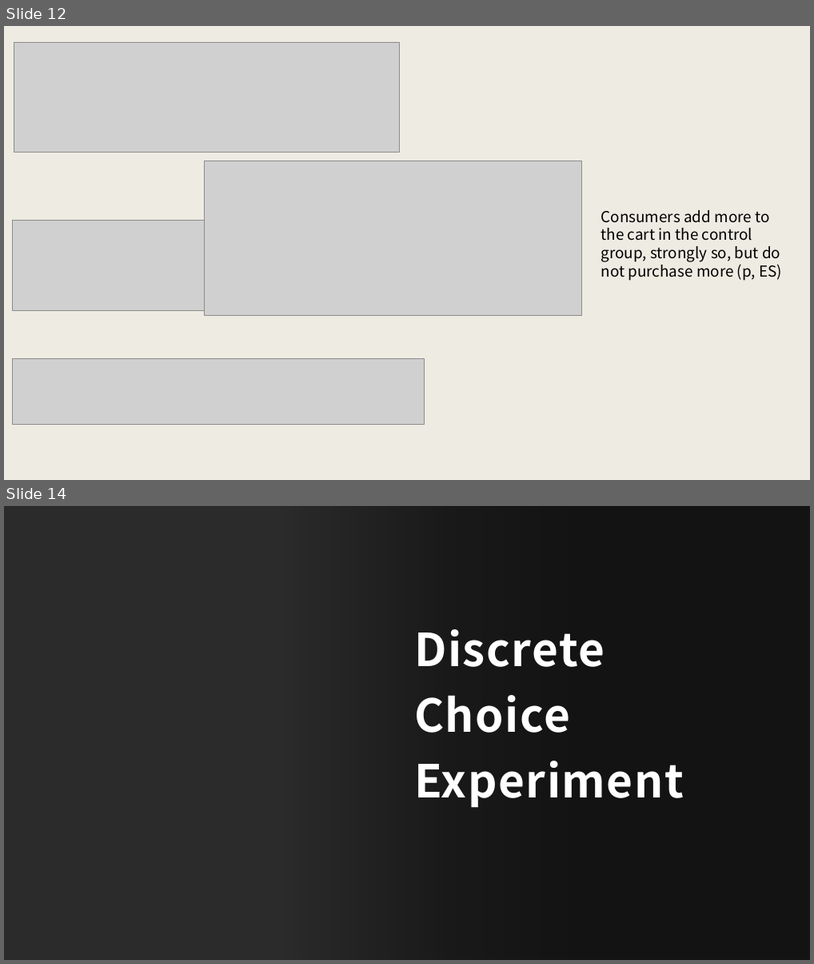
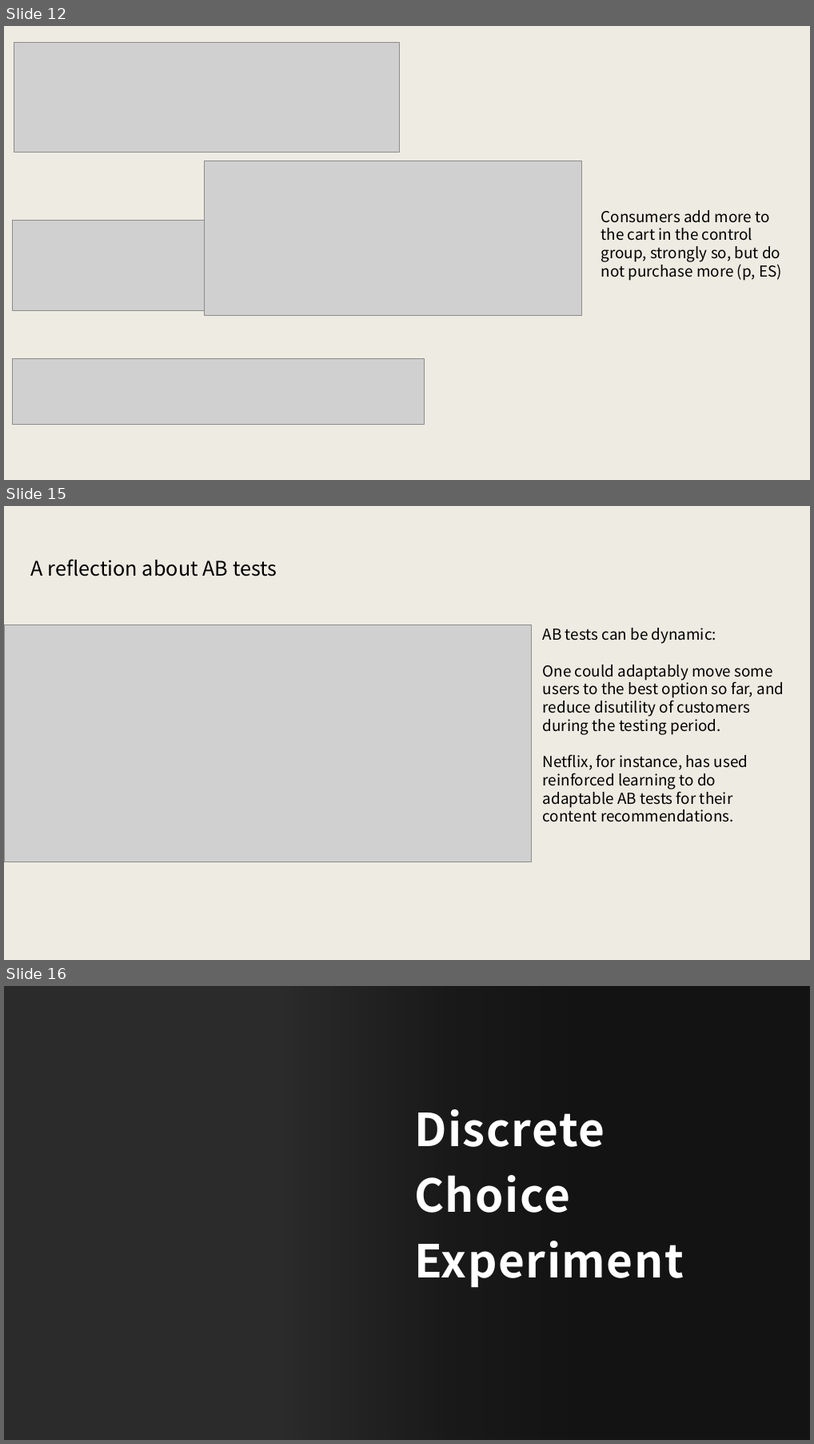
Before and after one commit to santiagoalonso/Marketing_Data_Analyses_TEC, a slide deck: Slides_SPSS/5_SPSS.pptx. Shown one above the other, each under a label of ours: slides 12 and 14 before the commit, slides 12, 15 and 16 after it; the slides between them are not shown. The pictures are 814x964 and 814x1444 pixels, drawn with LibreOffice and Linux fonts; fonts in the diff are those of the drawing; grey boxes stand for pictures; background and template pictures are left out; a plain dark background stands for a picture behind light text. Boxes give left, top, right and bottom in pixels: in the first picture for what was removed or moved away, otherwise in the second. Text is boxed around its words. In the diff, an @@ line names an element or a change of style, - is before the commit and + after.

```diff
--- a/Slides_SPSS/5_SPSS.pptx
+++ b/Slides_SPSS/5_SPSS.pptx
@@ slide 15 added at [4,506,810,960], background #EEEBE2 @@
@@ text added at [31,559,277,576], 24 pt, text #000000 @@
+A reflection about AB tests
@@ picture added at [4,624,531,862] @@
@@ text added at [543,628,784,822], 18 pt, text #000000 @@
+AB tests can be dynamic:
+One could adaptably move some users to the best option so far, and reduce disutility of customers during the testing period.
+Netflix, for instance, has used reinforced learning to do adaptable AB tests for their content recommendations.
@@ what was slide 14 is now slide 16 @@
```
Also in this commit, not shown: 3 slides changed, 3 other slides added, 4 other files.
